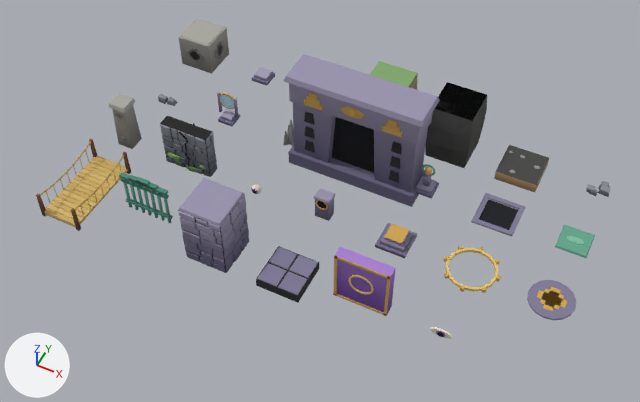
Renders of the Blender file assets/epiphany/lugares.blend from each side of a commit.
Both versions are drawn from a 50 mm lens placed at (22.0, -30.5, 30.2), pointed at (10.5, -7.5, 1.4). Lighting does not change. The marker at lower left points along +X, +Y and +Z. The picture after the commit comes second.

Names of what the first picture shows: 'bloque_empujable', 'cueva_pared', 'cueva_piso', 'fachada_templo', 'interruptor_marco', 'monolito', 'muro_agrietado', 'ojo_pilar', 'pedestal', 'portal_anillo', 'portal_disco', 'puente', 'reja', 'santuario_pared', 'santuario_piso', 'sello_losa', 'sello_ojo' and 9 more.
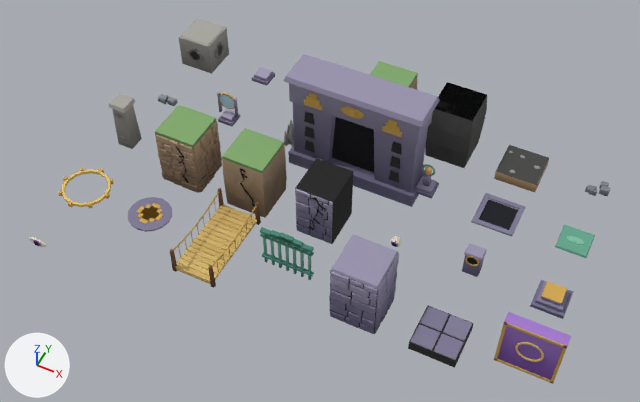
Pixel boxes (x1, y1, x2, y2) of what changed, in the pictures (640 x 402 px):
'santuario_pared', moved: before (178, 178, 249, 273); after (329, 234, 399, 334)
'puente', moved: before (36, 139, 131, 231); after (170, 188, 261, 288)
'sello_losa', moved: before (333, 247, 396, 316); after (494, 312, 571, 384)
'santuario_piso', moved: before (256, 246, 319, 303); after (408, 305, 474, 368)
'muro_agrietado', reshaped (17% wider, 44% taller): before (160, 116, 217, 177); after (155, 105, 222, 193)
'muro_agrietado_risco', added: after (222, 128, 287, 218)
'muro_agrietado_templo', added: after (295, 158, 353, 244)
'portal_disco', moved: before (527, 280, 576, 320); after (128, 197, 172, 232)
'reja', moved: before (119, 172, 173, 223); after (260, 227, 314, 280)
'pedestal', moved: before (375, 223, 417, 259); after (530, 280, 574, 319)
'portal_anillo', moved: before (444, 245, 501, 293); after (58, 167, 114, 208)
'ojo_pilar', moved: before (314, 188, 335, 221); after (462, 243, 487, 277)
'sello_ojo', moved: before (430, 327, 452, 339); after (29, 237, 47, 247)
part 1 of me_muro_agrietado, added: after (155, 122, 216, 193)
part 2 of me_muro_agrietado, deleted: before (160, 117, 217, 177)
part 3 of me_muro_agrietado, built on: before (160, 116, 212, 177); after (155, 105, 222, 193)

Diff of the bpy script that builds the scene:
```diff
--- a/assets/epiphany/lugares.blend.py
+++ b/assets/epiphany/lugares.blend.py
@@ me_muro_agrietado @@
 # used by ob_muro_agrietado; location = (3.5, -7.0, 0.0)
-me_muro_agrietado.from_pydata(...)  # 812 vertices, 664 faces; spans x -1.29..1.29, y -0.45..0.45, z -0.06..2.42
+me_muro_agrietado.from_pydata(...)  # 928 vertices, 696 faces; spans x -1.12..1.12, y -1.12..1.12, z -0.5..2.6
+# me_muro_agrietado part 1: a new loose piece, a box spanning x -1.0..1.0, y -1.0..1.0, z -0.5..2.45, in mat_paleta (picture img_palette_png)
+# me_muro_agrietado part 2: 96 loose pieces with 784 vertices, spanning x -1.29..1.29, y -0.45..0.42, z -0.06..2.42, are deleted
+# me_muro_agrietado part 3: 28 vertices removed from x -1.2..1.2, y -0.35..0.45, z 0.0..2.4; 920 vertices added at x -1.12..1.12, y -1.12..1.12, z -0.49..2.6
 me_muro_agrietado.materials.append(mat_paleta)
@@ me_muro_agrietado_templo @@
+me_muro_agrietado_templo.from_pydata(...)  # 432 vertices, 324 faces; spans x -0.9..0.9, y -1.09..1.09, z -0.5..2.3
+me_muro_agrietado_templo.materials.append(mat_paleta)  # picture img_palette_png
@@ me_muro_agrietado_risco @@
+me_muro_agrietado_risco.from_pydata(...)  # 274 vertices, 324 faces; spans x -1.05..1.04, y -1.13..1.13, z -0.5..2.6
+me_muro_agrietado_risco.materials.append(mat_paleta)  # picture img_palette_png
@@ ob_santuario_piso @@
 ob_santuario_piso = bpy.data.objects.new('santuario_piso', me_santuario_piso)
-ob_santuario_piso.location = (10.5, -10.5, 0.0)
+ob_santuario_piso.location = (17.5, -10.5, 0.0)
@@ ob_santuario_pared @@
 ob_santuario_pared = bpy.data.objects.new('santuario_pared', me_santuario_pared)
-ob_santuario_pared.location = (7.0, -10.5, 0.0)
+ob_santuario_pared.location = (14.0, -10.5, 0.0)
@@ ob_pedestal @@
 ob_pedestal = bpy.data.objects.new('pedestal', me_pedestal)
-ob_pedestal.location = (14.0, -7.0, 0.0)
+ob_pedestal.location = (21.0, -7.0, 0.0)
@@ ob_reja @@
 ob_reja = bpy.data.objects.new('reja', me_reja)
-ob_reja.location = (3.5, -10.5, 0.0)
+ob_reja.location = (10.5, -10.5, 0.0)
@@ ob_ojo_pilar @@
 ob_ojo_pilar = bpy.data.objects.new('ojo_pilar', me_ojo_pilar)
-ob_ojo_pilar.location = (10.5, -7.0, 0.0)
+ob_ojo_pilar.location = (17.5, -7.0, 0.0)
@@ ob_puente @@
 ob_puente = bpy.data.objects.new('puente', me_puente)
-ob_puente.location = (0.0, -10.5, 0.0)
+ob_puente.location = (7.0, -10.5, 0.0)
@@ ob_sello_losa @@
 ob_sello_losa = bpy.data.objects.new('sello_losa', me_sello_losa)
-ob_sello_losa.location = (14.0, -10.5, 0.0)
+ob_sello_losa.location = (21.0, -10.5, 0.0)
@@ ob_sello_ojo @@
 ob_sello_ojo = bpy.data.objects.new('sello_ojo', me_sello_ojo)
-ob_sello_ojo.location = (17.5, -10.5, 0.0)
+ob_sello_ojo.location = (0.0, -14.0, 0.0)
@@ ob_portal_disco @@
 ob_portal_disco = bpy.data.objects.new('portal_disco', me_portal_disco)
-ob_portal_disco.location = (21.0, -7.0, 0.0)
+ob_portal_disco.location = (3.5, -10.5, 0.0)
@@ ob_portal_anillo @@
 ob_portal_anillo = bpy.data.objects.new('portal_anillo', me_portal_anillo)
-ob_portal_anillo.location = (17.5, -7.0, 0.0)
+ob_portal_anillo.location = (0.0, -10.5, 0.0)
@@ ob_muro_agrietado_templo @@
+ob_muro_agrietado_templo = bpy.data.objects.new('muro_agrietado_templo', me_muro_agrietado_templo)
+ob_muro_agrietado_templo.location = (10.5, -7.0, 0.0)
@@ ob_muro_agrietado_risco @@
+ob_muro_agrietado_risco = bpy.data.objects.new('muro_agrietado_risco', me_muro_agrietado_risco)
+ob_muro_agrietado_risco.location = (7.0, -7.0, 0.0)
```
